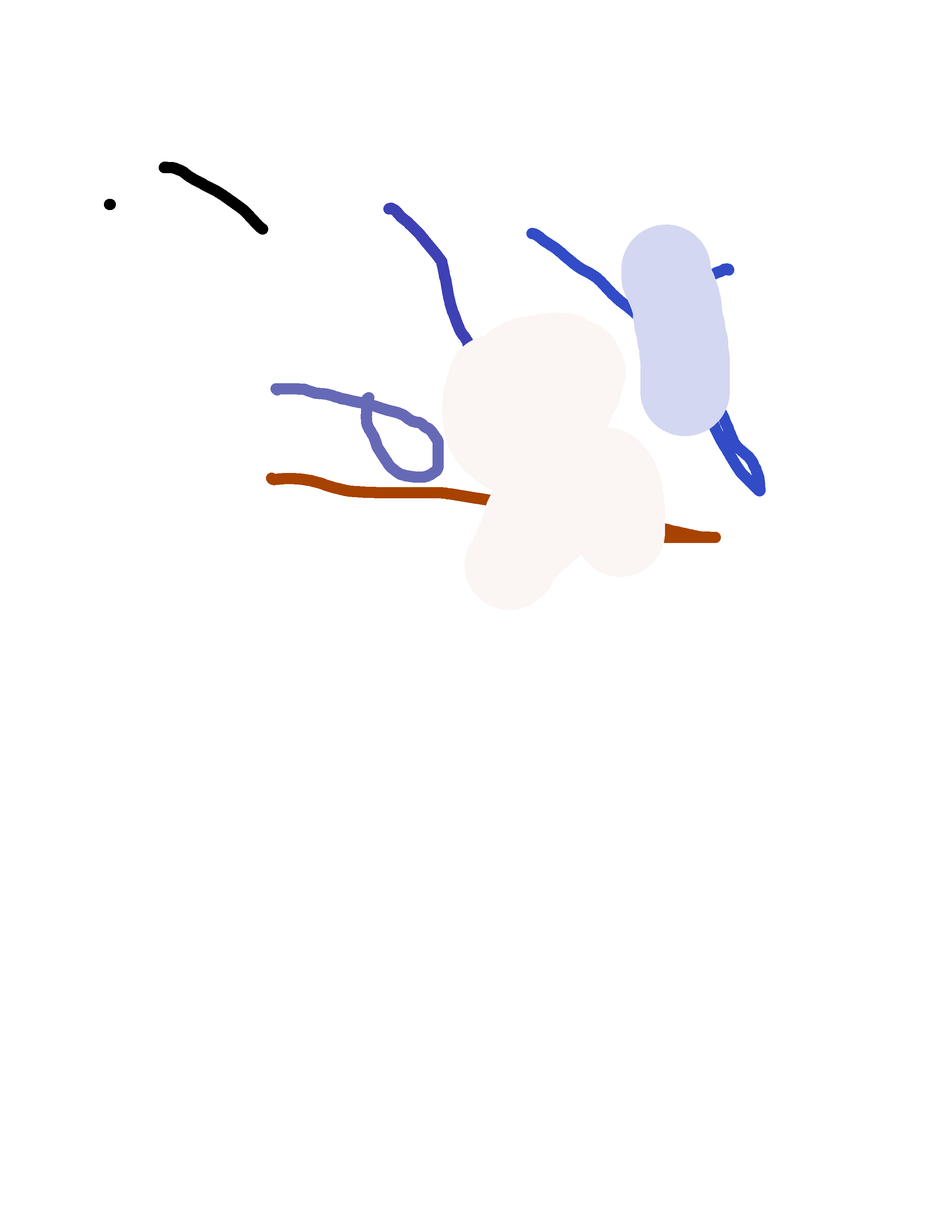
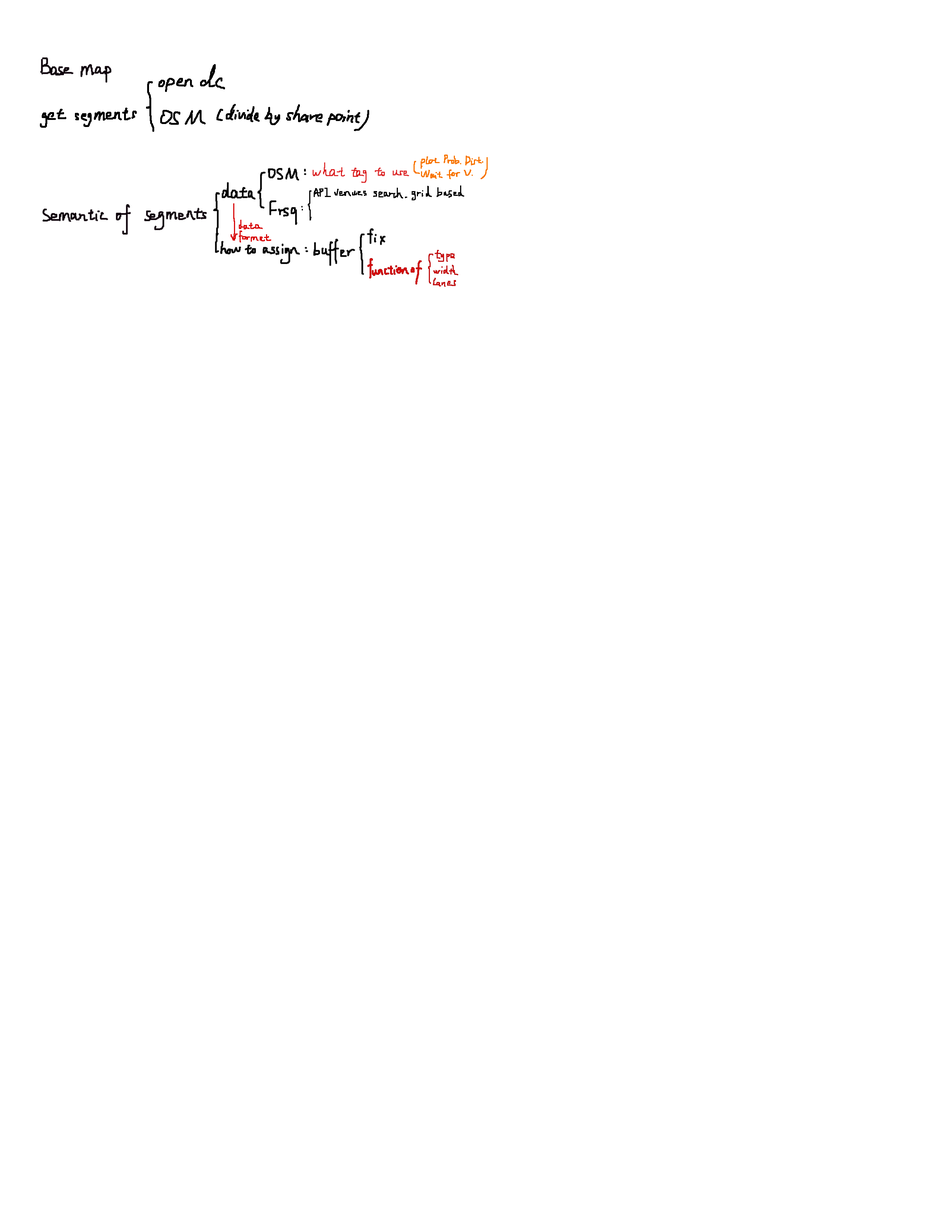
Comparing the layer stacks of the two 950x1229 images. Changes:
added layer "writting area" above "Background" over [39, 57, 488, 287]
added layer "Background" over [39, 57, 766, 611]
